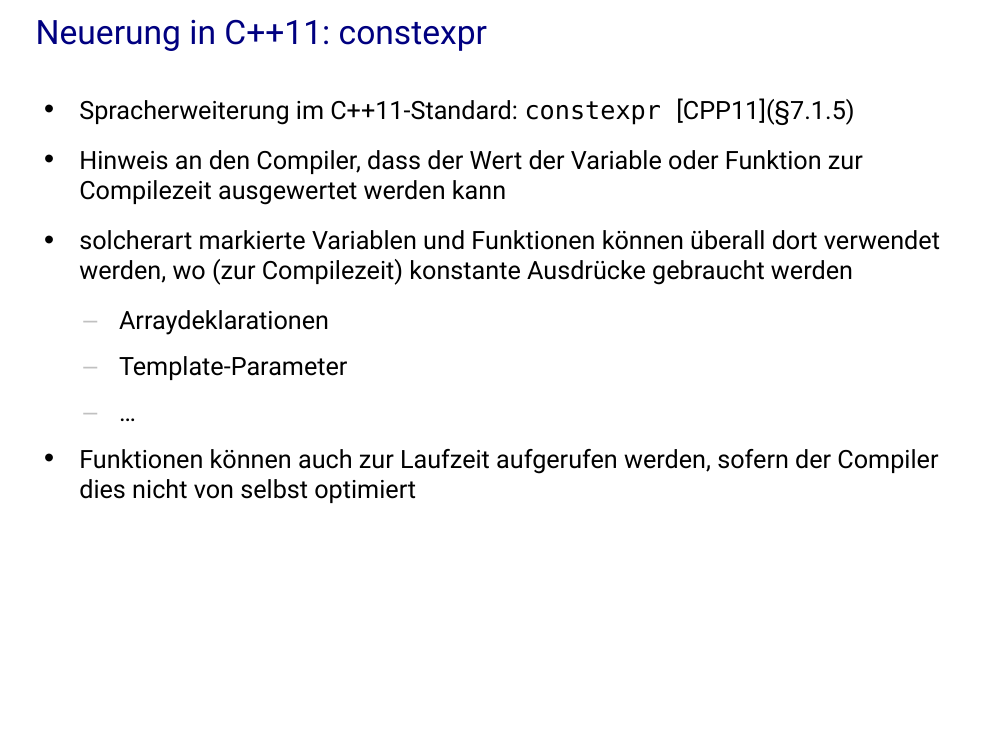
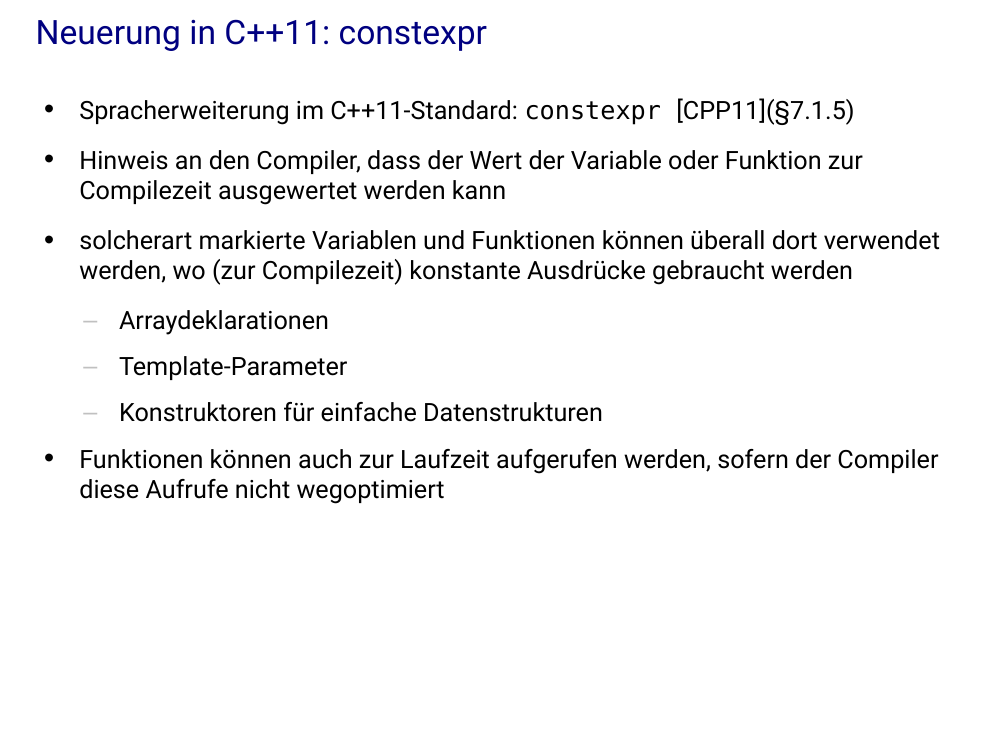
Before and after one commit to j-stephan/hs16, a slide deck: slide 22 of presentation/presentation.odp (slide 9 before the commit). Drawn at 1008x756 pixels with LibreOffice and Linux fonts; fonts in the diff are those of the drawing; background and template pictures are left out. Boxes give left, top, right and bottom in pixels: in the first picture for what was removed or moved away, otherwise in the second. Text is boxed around its words. In the diff, an @@ line names an element or a change of style, - is before the commit and + after.

```diff
--- a/presentation/presentation.odp
+++ b/presentation/presentation.odp
@@ text at (x1=79, y1=402, x2=938, y2=504): text changed @@
-  – …
-• Funktionen können auch zur Laufzeit aufgerufen werden, sofern der Compiler dies nicht von selbst optimiert
+  – Konstruktoren für einfache Datenstrukturen
+• Funktionen können auch zur Laufzeit aufgerufen werden, sofern der Compiler diese Aufrufe nicht wegoptimiert
```
Also in this commit, not shown: 8 other slides changed, 21 slides added, 4 slides removed, 1 other file.
